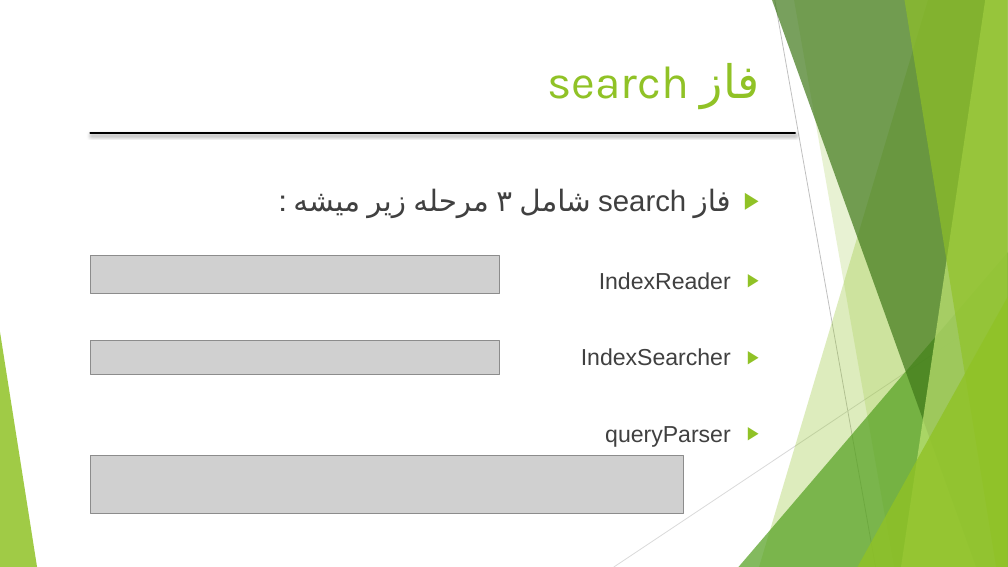
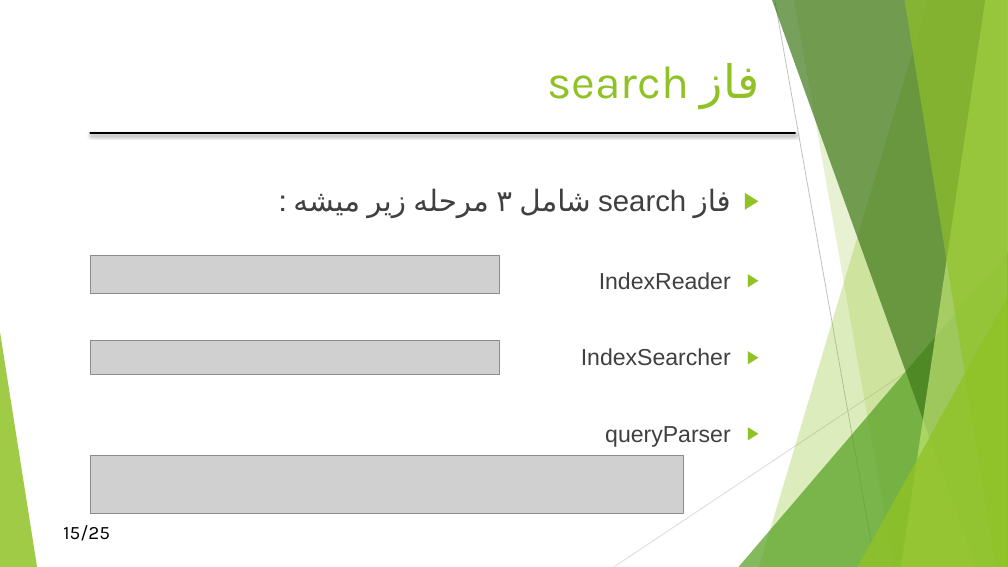
Before and after one commit to siavashhsn/project-report, a slide deck: slide 18 of Siavash Hasanpour-921042006.pptx. Drawn at 1008x567 pixels with LibreOffice and Linux fonts; fonts in the diff are those of the drawing; grey boxes stand for pictures. Boxes give left, top, right and bottom in pixels: in the first picture for what was removed or moved away, otherwise in the second. Text is boxed around its words. In the diff, an @@ line names an element or a change of style, - is before the commit and + after.

```diff
--- a/Siavash Hasanpour-921042006.pptx
+++ b/Siavash Hasanpour-921042006.pptx
@@ text added at [63, 525, 110, 541], 18 pt, text #000000 @@
+15/25
```
Also in this commit, not shown: 15 other slides changed, 7 slides added, 7 slides removed, 2 other files.
